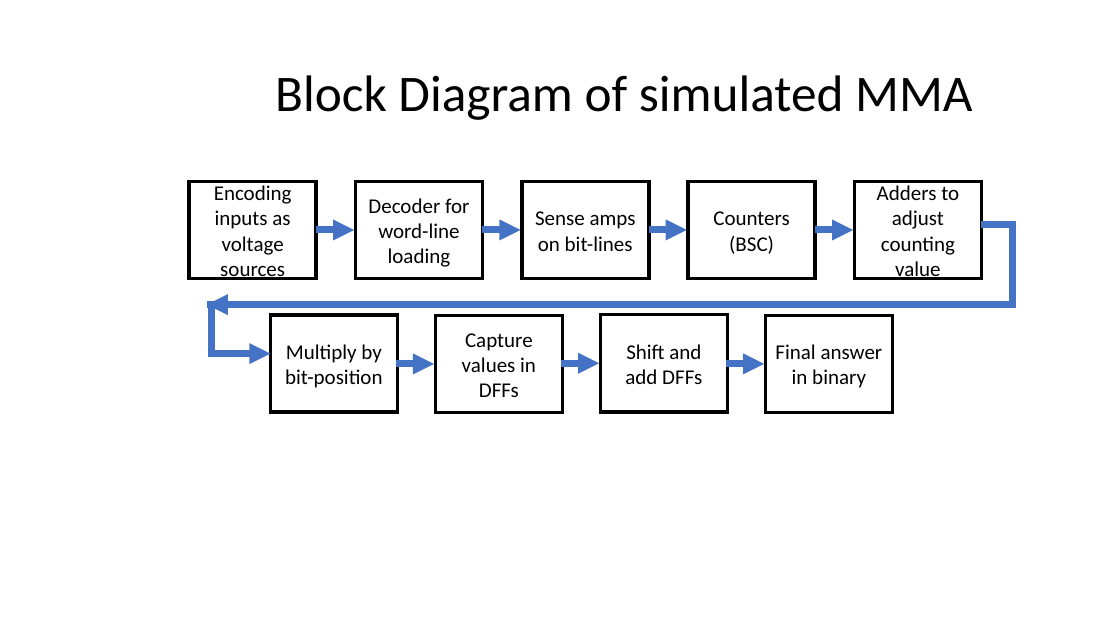
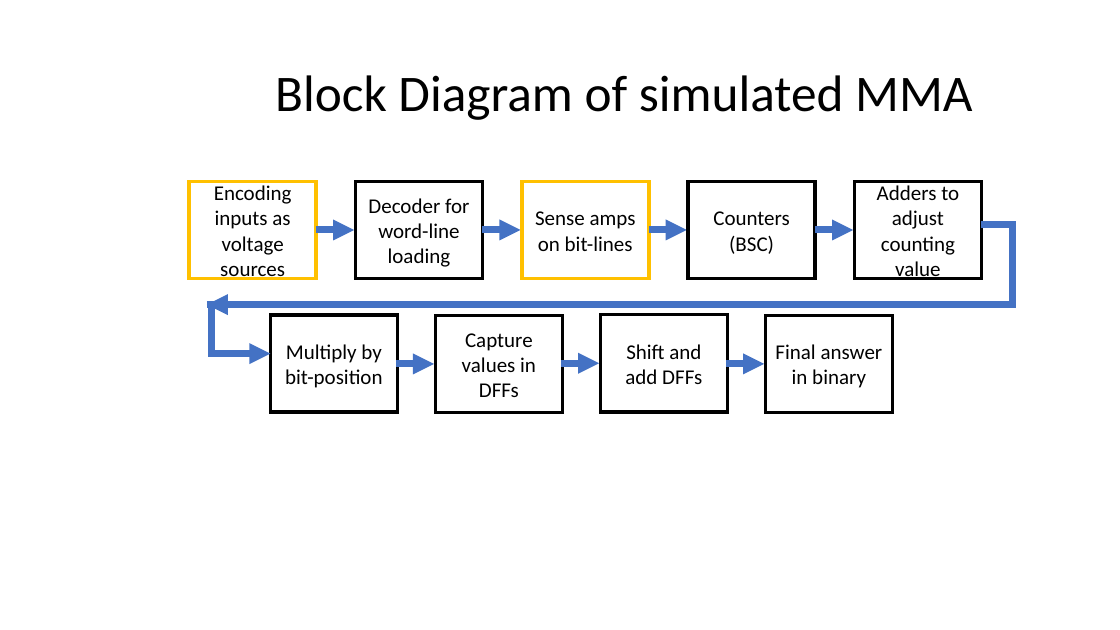
Before and after one commit to mayersjd/HardwareCNN, a slide deck: slide 4 of Presentations/ProjectPresentation_04-01-JM.pptx. Drawn at 1120x630 pixels with LibreOffice and Linux fonts; fonts in the diff are those of the drawing; background and template pictures are left out. Boxes give left, top, right and bottom in pixels: in the first picture for what was removed or moved away, otherwise in the second. Text is boxed around its words. In the diff, an @@ line names an element or a change of style, - is before the commit and + after.

```diff
--- a/Presentations/ProjectPresentation_04-01-JM.pptx
+++ b/Presentations/ProjectPresentation_04-01-JM.pptx
@@ rectangle "Encoding inputs as voltage sources" at <box>189,181,316,279</box>: outline #000000 3 pt to #FFC000 3 pt @@
@@ rectangle "Sense amps on bit-lines" at <box>522,181,649,279</box>: outline #000000 3 pt to #FFC000 3 pt @@
```
Also in this commit, not shown: 3 other slides changed, 1 slide removed, 1 other file.
